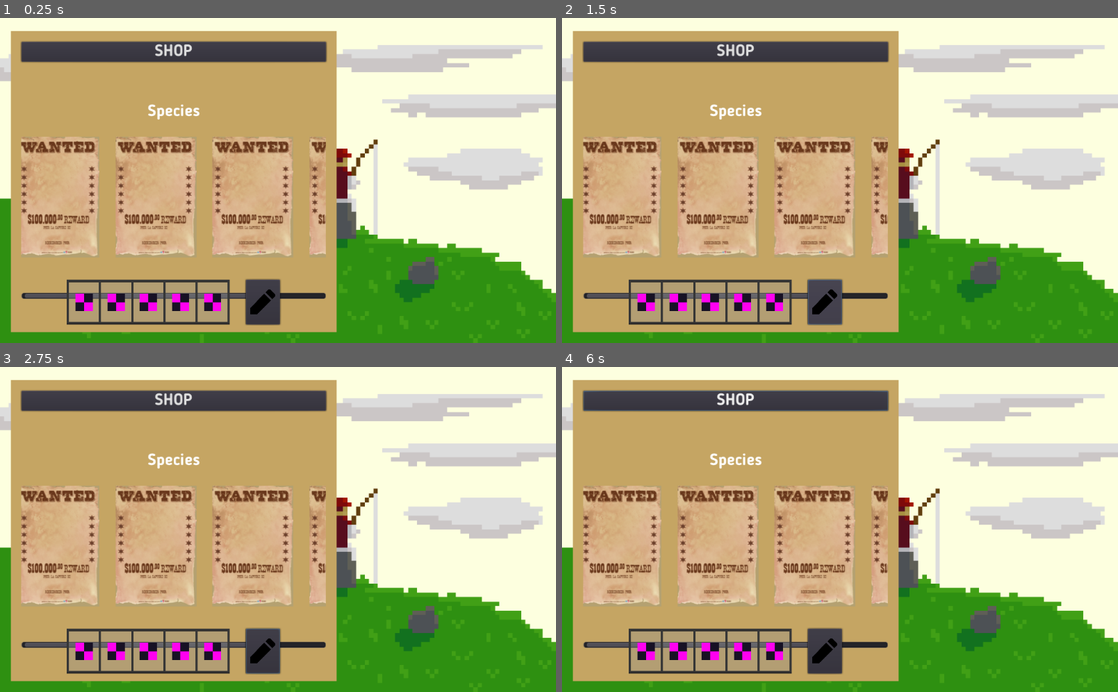
Above: before the commit, frames 1-4 (two rows, left to right).
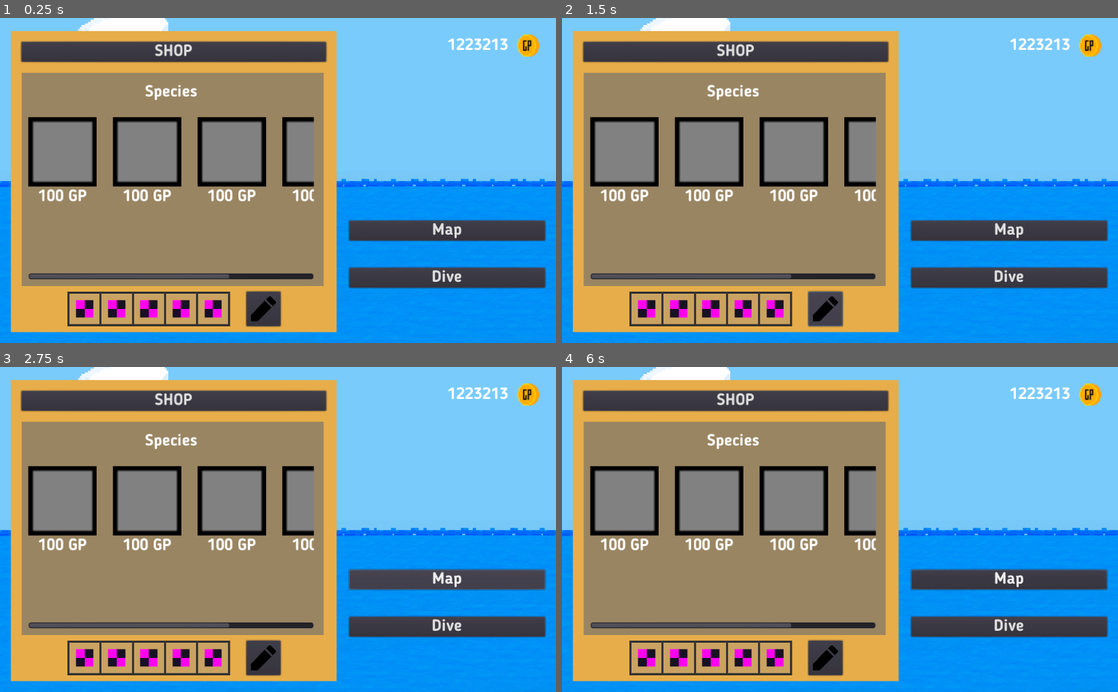
Above: after the commit, the same moments.

Repository: eliaperantoni/fisherman
Game: Godot game, scene res://scenes/menu/Menu.tscn
Two runs of this game, one before a commit and one after it. Both use one fixed random seed, a clock stepped at 60 frames per second and the inputs below. This scene is started directly instead of the project's main scene.
Inputs (mouse positions are in pixels of both pictures, inside the frame that each line leads up to):
- Up to frame 1 (0.25 s): no input
- Up to frame 2 (1.5 s): click "SHOP" at 0.5 s; click (823, 300) at 1.27 s
- Up to frame 3 (2.75 s): click (444, 578) at 2 s, where only the run after the commit has a clickable "Map"
- Up to frame 4 (6 s): click (1006, 627) at 2.75 s, where only the run after the commit has a clickable "Dive"; tap Enter at 3.5, 5 s; move the mouse to (962, 513) at 3.52 s; hold Right (ui_right) 3.53-4.28 s; click (962, 513) at 3.6 s; tap Space at 4.25, 5.75 s; move the mouse to (728, 545) at 4.27 s; hold Down (ui_down) 4.28-5.03 s; tap Shift at 4.35 s; move the mouse to (895, 458) at 5.02 s; hold Right (ui_right) 5.03-5.78 s; tap 1 at 5.1 s; move the mouse to (812, 594) at 5.77 s; hold Up (ui_up) from 5.78 s (still down); tap 5 at 5.85 s

The runs differ from the first frame. In frame 1, 94% of the frame differs, in the area x 0-100%, y 0-100%; in frame 2, 94%; in frame 3, 94%; in frame 4, 94%.

Commit message:
Left and Right submenu

Diff:
--- a/scenes/menu/ContainerOptions.tscn
+++ b/scenes/menu/ContainerOptions.tscn
@@ -1,11 +1,14 @@
-[gd_scene load_steps=6 format=2]
+[gd_scene load_steps=8 format=2]
 
 [ext_resource path="res://assets/fonts/default_font.tres" type="DynamicFont" id=1]
 [ext_resource path="res://scenes/interface/ToolbeltDisplay.tscn" type="PackedScene" id=2]
 [ext_resource path="res://scenes/menu/edit.png" type="Texture" id=3]
-[ext_resource path="res://scenes/menu/screenshot.png" type="Texture" id=4]
+[ext_resource path="res://scenes/menu/ContainerWanted.tscn" type="PackedScene" id=4]
+[ext_resource path="res://scenes/menu/wwqwqw.png" type="Texture" id=5]
 
 [sub_resource type="StyleBoxTexture" id=1]
+
+[sub_resource type="CanvasItemMaterial" id=2]
 
 [node name="ContainerOptions" type="Panel"]
 anchor_right = 1.0
@@ -26,19 +29,38 @@
 "_edit_use_anchors_": false
 }
 
-[node name="VBoxContainer" type="VBoxContainer" parent="."]
-anchor_top = 0.221
-anchor_right = 1.0
-anchor_bottom = 0.822
-margin_top = -0.100006
-margin_bottom = -25.7
+[node name="TextureRect" type="TextureRect" parent="."]
+anchor_left = 0.002
+anchor_top = 0.203
+anchor_right = 1.001
+anchor_bottom = 0.69
+margin_left = -0.0480001
+margin_top = -47.8
+margin_right = -5.02405
+margin_bottom = 95.0
+texture = ExtResource( 5 )
+expand = true
+__meta__ = {
+"_edit_use_anchors_": false
+}
+
+[node name="VBoxContainer" type="VBoxContainer" parent="TextureRect"]
+material = SubResource( 2 )
+anchor_left = 0.022
+anchor_top = 0.053
+anchor_right = 0.969
+anchor_bottom = 0.954
+margin_left = -0.360003
+margin_top = -0.0100021
+margin_right = -0.359985
+margin_bottom = 0.00997925
 custom_constants/separation = 30
 __meta__ = {
 "_edit_use_anchors_": false
 }
 
-[node name="Label" type="Label" parent="VBoxContainer"]
-margin_right = 1024.0
+[node name="Label" type="Label" parent="TextureRect/VBoxContainer"]
+margin_right = 964.0
 margin_bottom = 31.0
 custom_fonts/font = ExtResource( 1 )
 text = "Species"
@@ -47,55 +69,68 @@
 "_edit_use_anchors_": false
 }
 
-[node name="ScrollContainer" type="ScrollContainer" parent="VBoxContainer"]
+[node name="ScrollContainer" type="ScrollContainer" parent="TextureRect/VBoxContainer"]
 margin_top = 61.0
-margin_right = 1024.0
+margin_right = 964.0
 margin_bottom = 361.0
 rect_min_size = Vector2( 0, 300 )
-scroll_horizontal = 5
 __meta__ = {
 "_edit_use_anchors_": false
 }
 
-[node name="VBoxContainer" type="VBoxContainer" parent="VBoxContainer/ScrollContainer"]
-margin_right = 694.0
-margin_bottom = 223.0
+[node name="VBoxContainer" type="VBoxContainer" parent="TextureRect/VBoxContainer/ScrollContainer"]
+margin_right = 760.0
+margin_bottom = 163.0
 
-[node name="HBoxContainer" type="HBoxContainer" parent="VBoxContainer/ScrollContainer/VBoxContainer"]
-margin_right = 694.0
-margin_bottom = 223.0
+[node name="HBoxContainer" type="HBoxContainer" parent="TextureRect/VBoxContainer/ScrollContainer/VBoxContainer"]
+margin_right = 760.0
+margin_bottom = 163.0
 custom_constants/separation = 30
 alignment = 1
 
-[node name="TextureRect" type="TextureRect" parent="VBoxContainer/ScrollContainer/VBoxContainer/HBoxContainer"]
-margin_right = 151.0
-margin_bottom = 223.0
-texture = ExtResource( 4 )
+[node name="ContainerWanted" parent="TextureRect/VBoxContainer/ScrollContainer/VBoxContainer/HBoxContainer" instance=ExtResource( 4 )]
+anchor_right = 0.0
+anchor_bottom = 0.0
+margin_right = 128.0
+margin_bottom = 163.0
 
-[node name="TextureRect2" type="TextureRect" parent="VBoxContainer/ScrollContainer/VBoxContainer/HBoxContainer"]
-margin_left = 181.0
-margin_right = 332.0
-margin_bottom = 223.0
-texture = ExtResource( 4 )
+[node name="ContainerWanted2" parent="TextureRect/VBoxContainer/ScrollContainer/VBoxContainer/HBoxContainer" instance=ExtResource( 4 )]
+anchor_right = 0.0
+anchor_bottom = 0.0
+margin_left = 158.0
+margin_right = 286.0
+margin_bottom = 163.0
 
-[node name="TextureRect3" type="TextureRect" parent="VBoxContainer/ScrollContainer/VBoxContainer/HBoxContainer"]
-margin_left = 362.0
-margin_right = 513.0
-margin_bottom = 223.0
-texture = ExtResource( 4 )
+[node name="ContainerWanted3" parent="TextureRect/VBoxContainer/ScrollContainer/VBoxContainer/HBoxContainer" instance=ExtResource( 4 )]
+anchor_right = 0.0
+anchor_bottom = 0.0
+margin_left = 316.0
+margin_right = 444.0
+margin_bottom = 163.0
 
-[node name="TextureRect4" type="TextureRect" parent="VBoxContainer/ScrollContainer/VBoxContainer/HBoxContainer"]
-margin_left = 543.0
-margin_right = 694.0
-margin_bottom = 223.0
-texture = ExtResource( 4 )
+[node name="ContainerWanted4" parent="TextureRect/VBoxContainer/ScrollContainer/VBoxContainer/HBoxContainer" instance=ExtResource( 4 )]
+anchor_right = 0.0
+anchor_bottom = 0.0
+margin_left = 474.0
+margin_right = 602.0
+margin_bottom = 163.0
+
+[node name="ContainerWanted5" parent="TextureRect/VBoxContainer/ScrollContainer/VBoxContainer/HBoxContainer" instance=ExtResource( 4 )]
+anchor_right = 0.0
+anchor_bottom = 0.0
+margin_left = 632.0
+margin_right = 760.0
+margin_bottom = 163.0
 
 [node name="HBoxContainer" type="HBoxContainer" parent="."]
-anchor_top = 0.931
-anchor_right = 1.0
-anchor_bottom = 0.931
-margin_top = -41.6
-margin_bottom = 41.4
+anchor_left = 0.5
+anchor_top = 0.893
+anchor_right = 0.5
+anchor_bottom = 0.893
+margin_left = -199.0
+margin_top = 0.199951
+margin_right = 199.0
+margin_bottom = 64.2
 custom_constants/separation = 30
 alignment = 1
 __meta__ = {
@@ -107,15 +142,15 @@
 anchor_top = 0.0
 anchor_right = 0.0
 anchor_bottom = 0.0
-margin_left = 313.0
+margin_left = 0.0
 margin_top = 0.0
-margin_right = 617.0
-margin_bottom = 83.0
+margin_right = 304.0
+margin_bottom = 64.0
 
 [node name="Button" type="Button" parent="HBoxContainer"]
-margin_left = 647.0
-margin_right = 711.0
-margin_bottom = 83.0
+margin_left = 334.0
+margin_right = 398.0
+margin_bottom = 64.0
 rect_min_size = Vector2( 64, 64 )
 icon = ExtResource( 3 )
 expand_icon = true
--- /dev/null
+++ b/scenes/menu/ContainerWanted.tscn
@@ -0,0 +1,41 @@
+[gd_scene load_steps=3 format=2]
+
+[ext_resource path="res://scenes/interface/assets/fish_bar_container.png" type="Texture" id=1]
+[ext_resource path="res://assets/fonts/default_font.tres" type="DynamicFont" id=2]
+
+[node name="ContainerWanted" type="VBoxContainer"]
+anchor_right = 0.062
+anchor_bottom = 0.107
+margin_right = 0.511997
+margin_bottom = -0.200005
+__meta__ = {
+"_edit_use_anchors_": false
+}
+
+[node name="TextureRect" type="TextureRect" parent="."]
+margin_right = 128.0
+margin_bottom = 128.0
+rect_min_size = Vector2( 128, 128 )
+texture = ExtResource( 1 )
+expand = true
+
+[node name="TextureRect" type="TextureRect" parent="TextureRect"]
+anchor_left = 0.078
+anchor_top = 0.094
+anchor_right = 0.906
+anchor_bottom = 0.906
+margin_left = 0.00799942
+margin_top = -0.0159998
+margin_right = 0.0159912
+margin_bottom = 0.0159988
+__meta__ = {
+"_edit_use_anchors_": false
+}
+
+[node name="Label" type="Label" parent="."]
+margin_top = 132.0
+margin_right = 128.0
+margin_bottom = 163.0
+custom_fonts/font = ExtResource( 2 )
+text = "100 GP"
+align = 1
--- a/scenes/menu/LeftMenu.tscn
+++ b/scenes/menu/LeftMenu.tscn
@@ -1,13 +1,13 @@
 [gd_scene load_steps=3 format=2]
 
 [ext_resource path="res://scenes/menu/ContainerOptions.tscn" type="PackedScene" id=1]
-[ext_resource path="res://scenes/menu/menu_window_background.png" type="Texture" id=6]
+[ext_resource path="res://scenes/menu/wgpgn8s71yy11.png" type="Texture" id=2]
 
 [node name="LeftMenu" type="TextureRect"]
 anchor_right = 1.0
 anchor_bottom = 1.0
 rect_min_size = Vector2( 300, 300 )
-texture = ExtResource( 6 )
+texture = ExtResource( 2 )
 expand = true
 __meta__ = {
 "_edit_use_anchors_": false
--- a/scenes/menu/Menu.tscn
+++ b/scenes/menu/Menu.tscn
@@ -1,6 +1,7 @@
-[gd_scene load_steps=3 format=2]
+[gd_scene load_steps=4 format=2]
 
-[ext_resource path="res://scenes/menu/wgpgn8s71yy11.png" type="Texture" id=1]
+[ext_resource path="res://scenes/menu/background.png" type="Texture" id=1]
+[ext_resource path="res://scenes/menu/RightMenu.tscn" type="PackedScene" id=2]
 [ext_resource path="res://scenes/menu/LeftMenu.tscn" type="PackedScene" id=3]
 
 [node name="Control" type="TextureRect"]
@@ -12,7 +13,7 @@
 "_edit_use_anchors_": false
 }
 
-[node name="MarginContainer" type="MarginContainer" parent="."]
+[node name="MarginLeft" type="MarginContainer" parent="."]
 anchor_top = 0.007
 anchor_right = 0.635
 anchor_bottom = 1.0
@@ -27,10 +28,31 @@
 "_edit_use_anchors_": false
 }
 
-[node name="LeftMenu" parent="MarginContainer" instance=ExtResource( 3 )]
+[node name="LeftMenu" parent="MarginLeft" instance=ExtResource( 3 )]
 anchor_right = 0.0
 anchor_bottom = 0.0
 margin_left = 20.0
 margin_top = 20.0
 margin_right = 629.0
 margin_bottom = 576.0
+
+[node name="MarginRight" type="MarginContainer" parent="."]
+anchor_left = 0.608
+anchor_right = 1.0
+anchor_bottom = 1.0
+margin_left = 0.407959
+custom_constants/margin_right = 20
+custom_constants/margin_top = 20
+custom_constants/margin_left = 20
+custom_constants/margin_bottom = 20
+__meta__ = {
+"_edit_use_anchors_": false
+}
+
+[node name="RightMenu" parent="MarginRight" instance=ExtResource( 2 )]
+anchor_right = 0.0
+anchor_bottom = 0.0
+margin_left = 20.0
+margin_top = 20.0
+margin_right = 381.0
+margin_bottom = 580.0
--- /dev/null
+++ b/scenes/menu/RightMenu.tscn
@@ -0,0 +1,63 @@
+[gd_scene load_steps=5 format=2]
+
+[ext_resource path="res://assets/themes/theme.tres" type="Theme" id=1]
+[ext_resource path="res://scenes/menu/coin.png" type="Texture" id=2]
+[ext_resource path="res://assets/fonts/default_font.tres" type="DynamicFont" id=3]
+
+[sub_resource type="StyleBoxTexture" id=1]
+
+[node name="Panel" type="Panel"]
+anchor_right = 1.0
+anchor_bottom = 1.0
+custom_styles/panel = SubResource( 1 )
+__meta__ = {
+"_edit_use_anchors_": false
+}
+
+[node name="Coin" type="HBoxContainer" parent="."]
+anchor_right = 1.0
+anchor_bottom = 0.052
+margin_bottom = -0.200001
+alignment = 2
+__meta__ = {
+"_edit_use_anchors_": false
+}
+
+[node name="Label" type="Label" parent="Coin"]
+margin_left = 844.0
+margin_top = 16.0
+margin_right = 956.0
+margin_bottom = 47.0
+theme = ExtResource( 1 )
+text = "1223213"
+
+[node name="TextureRect" type="TextureRect" parent="Coin"]
+margin_left = 960.0
+margin_right = 1024.0
+margin_bottom = 64.0
+rect_min_size = Vector2( 64, 64 )
+texture = ExtResource( 2 )
+expand = true
+
+[node name="Buttons" type="VBoxContainer" parent="."]
+anchor_top = 0.632
+anchor_right = 1.0
+anchor_bottom = 1.0
+margin_top = -0.200012
+custom_constants/separation = 50
+__meta__ = {
+"_edit_use_anchors_": false
+}
+
+[node name="Map" type="Button" parent="Buttons"]
+margin_right = 1024.0
+margin_bottom = 37.0
+custom_fonts/font = ExtResource( 3 )
+text = "Map"
+
+[node name="Dive" type="Button" parent="Buttons"]
+margin_top = 87.0
+margin_right = 1024.0
+margin_bottom = 124.0
+custom_fonts/font = ExtResource( 3 )
+text = "Dive"
Binary file added: scenes/menu/background.png
Not shown, added: scenes/menu/background.png.import
Binary file added: scenes/menu/coin.png
Not shown, added: scenes/menu/coin.png.import
Binary file changed: scenes/menu/wgpgn8s71yy11.png
Binary file added: scenes/menu/wwqwqw.png
Not shown, added: scenes/menu/wwqwqw.png.import
